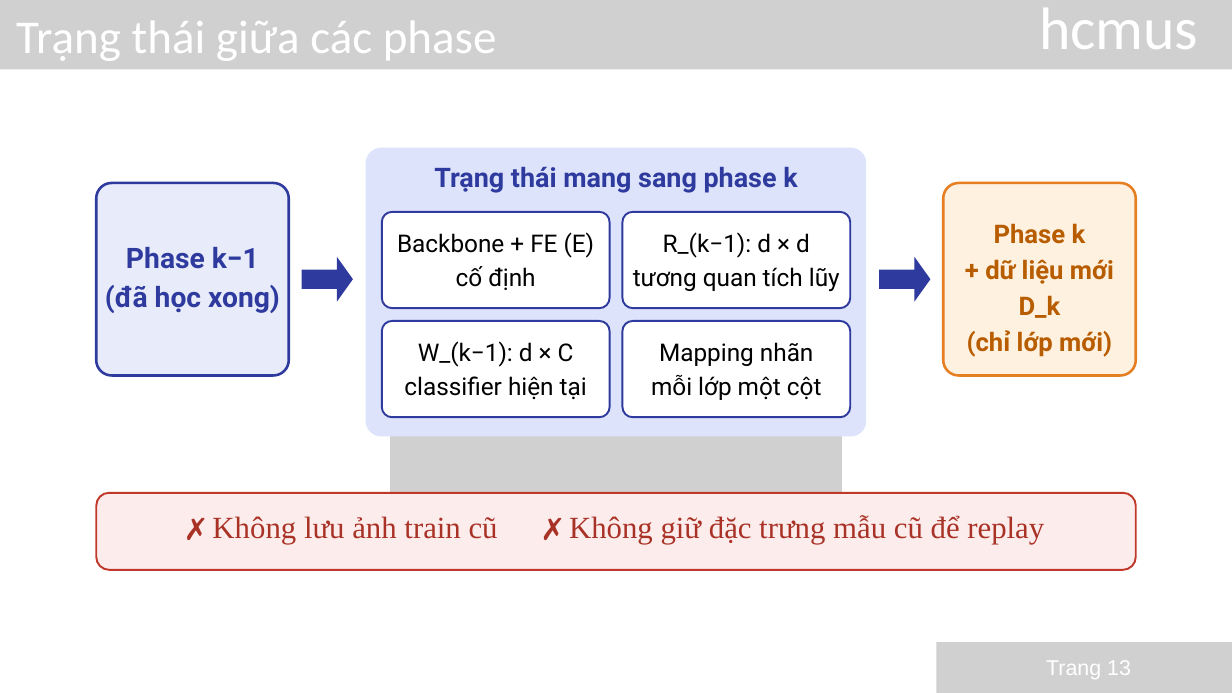
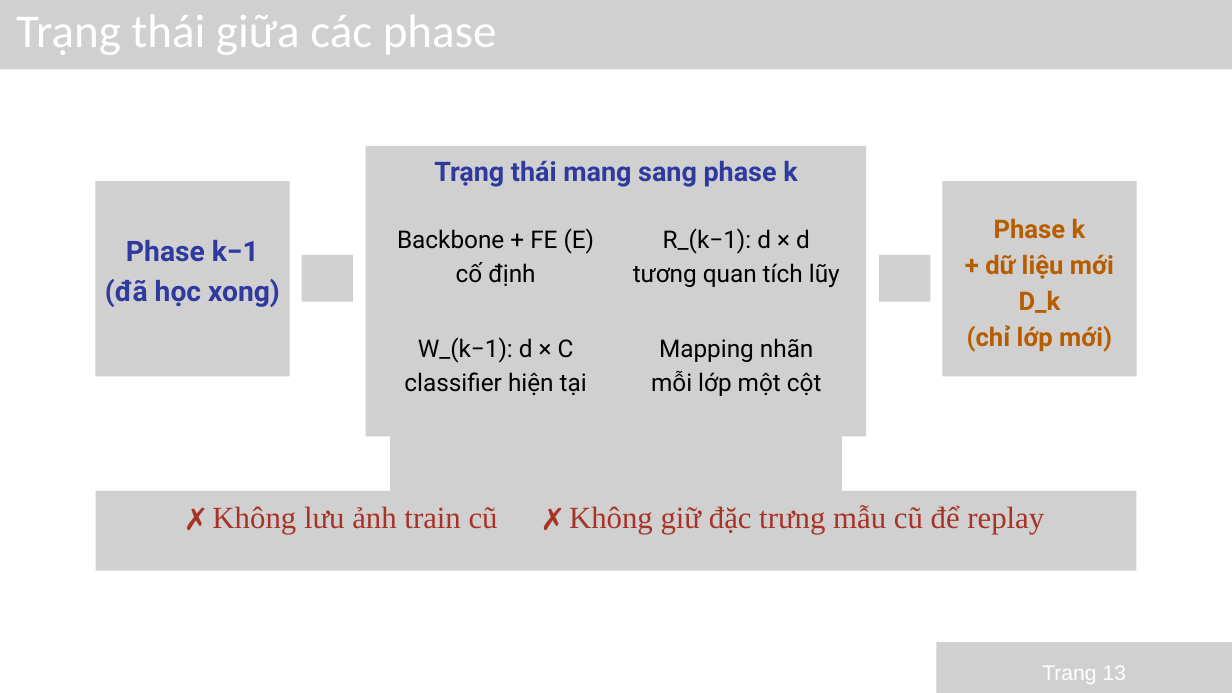
Before and after one commit to 24122050S/20-ML-Paper, a slide deck: slide 13 of slides/ACIL_Nhom3_GiuaKy.pptx. Drawn at 1232x693 pixels with LibreOffice and Linux fonts; fonts in the diff are those of the drawing; grey boxes stand for pictures. Boxes give left, top, right and bottom in pixels: in the first picture for what was removed or moved away, otherwise in the second. Text is boxed around its words. In the diff, an @@ line names an element or a change of style, - is before the commit and + after.

```diff
--- a/slides/ACIL_Nhom3_GiuaKy.pptx
+++ b/slides/ACIL_Nhom3_GiuaKy.pptx
@@ text "Trạng thái giữa các phase" moved from (x1=16, y1=21, x2=497, y2=61) to (x1=16, y1=15, x2=497, y2=55) @@
@@ text removed at (x1=1039, y1=8, x2=1198, y2=49) @@
-hcmus
@@ freeform shape removed at (x1=366, y1=148, x2=866, y2=437) @@
@@ picture added at (x1=366, y1=146, x2=866, y2=437) @@
@@ text "Trạng thái mang sang phase ..." moved from (x1=434, y1=167, x2=797, y2=193) to (x1=434, y1=161, x2=797, y2=187) @@
@@ picture added at (x1=95, y1=181, x2=290, y2=376) @@
@@ freeform shape removed at (x1=96, y1=183, x2=288, y2=375) @@
@@ picture added at (x1=942, y1=181, x2=1137, y2=376) @@
@@ freeform shape removed at (x1=943, y1=183, x2=1135, y2=375) @@
@@ text "Phase k" moved from (x1=967, y1=223, x2=1114, y2=357) to (x1=967, y1=218, x2=1114, y2=352) @@
@@ text "Phase k−1" moved from (x1=105, y1=247, x2=280, y2=313) to (x1=105, y1=240, x2=280, y2=307) @@
@@ picture added at (x1=381, y1=210, x2=610, y2=309) @@
@@ freeform shape removed at (x1=382, y1=212, x2=610, y2=308) @@
@@ text "Backbone + FE (E)" moved from (x1=397, y1=232, x2=595, y2=290) to (x1=397, y1=228, x2=595, y2=286) @@
@@ freeform shape removed at (x1=622, y1=212, x2=850, y2=308) @@
@@ picture added at (x1=622, y1=210, x2=851, y2=309) @@
@@ text "R_(k−1): d × d" moved from (x1=633, y1=232, x2=840, y2=292) to (x1=633, y1=228, x2=840, y2=287) @@
@@ freeform shape removed at (x1=302, y1=257, x2=353, y2=302) @@
@@ picture added at (x1=302, y1=255, x2=353, y2=302) @@
@@ freeform shape removed at (x1=879, y1=257, x2=930, y2=302) @@
@@ picture added at (x1=879, y1=255, x2=930, y2=302) @@
@@ picture added at (x1=381, y1=319, x2=610, y2=418) @@
@@ freeform shape removed at (x1=382, y1=321, x2=610, y2=417) @@
@@ text "W_(k−1): d × C" moved from (x1=404, y1=341, x2=587, y2=399) to (x1=404, y1=337, x2=587, y2=395) @@
@@ freeform shape removed at (x1=622, y1=321, x2=850, y2=417) @@
@@ picture added at (x1=622, y1=319, x2=851, y2=418) @@
@@ text "Mapping nhãn" moved from (x1=651, y1=342, x2=822, y2=400) to (x1=651, y1=338, x2=822, y2=396) @@
@@ picture added at (x1=95, y1=491, x2=1137, y2=570) @@
@@ freeform shape removed at (x1=96, y1=493, x2=1136, y2=570) @@
@@ text "✗ Không lưu ảnh train ..." moved from (x1=212, y1=515, x2=1044, y2=544) to (x1=212, y1=505, x2=1044, y2=534) @@
@@ text "Trang 13" at (x1=1042, y1=666, x2=1126, y2=684): size 25 to 24.8 pt; line spacing 35pt to 34.6pt @@
```
Also in this commit, not shown: 35 other slides changed.
